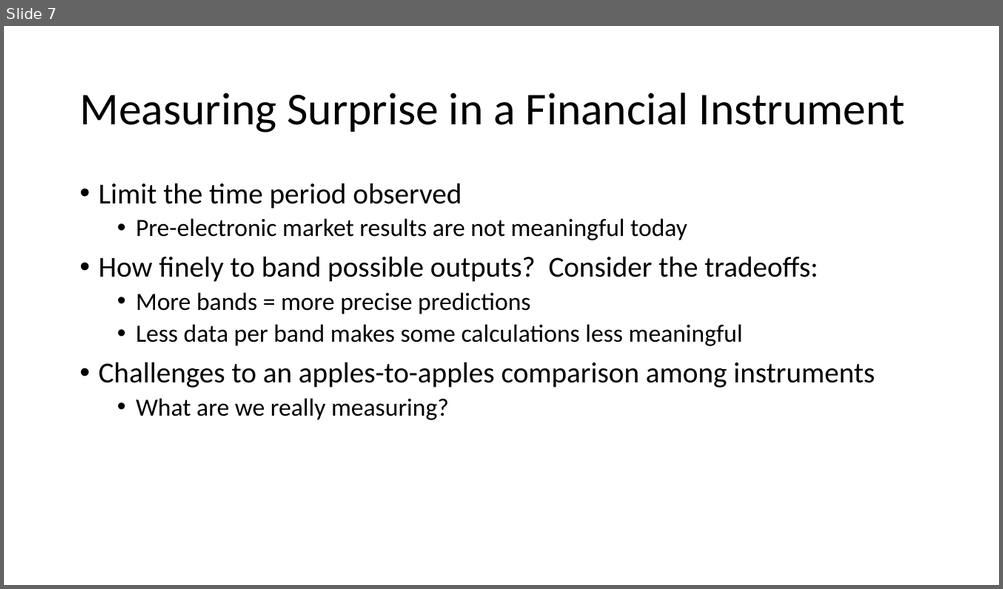
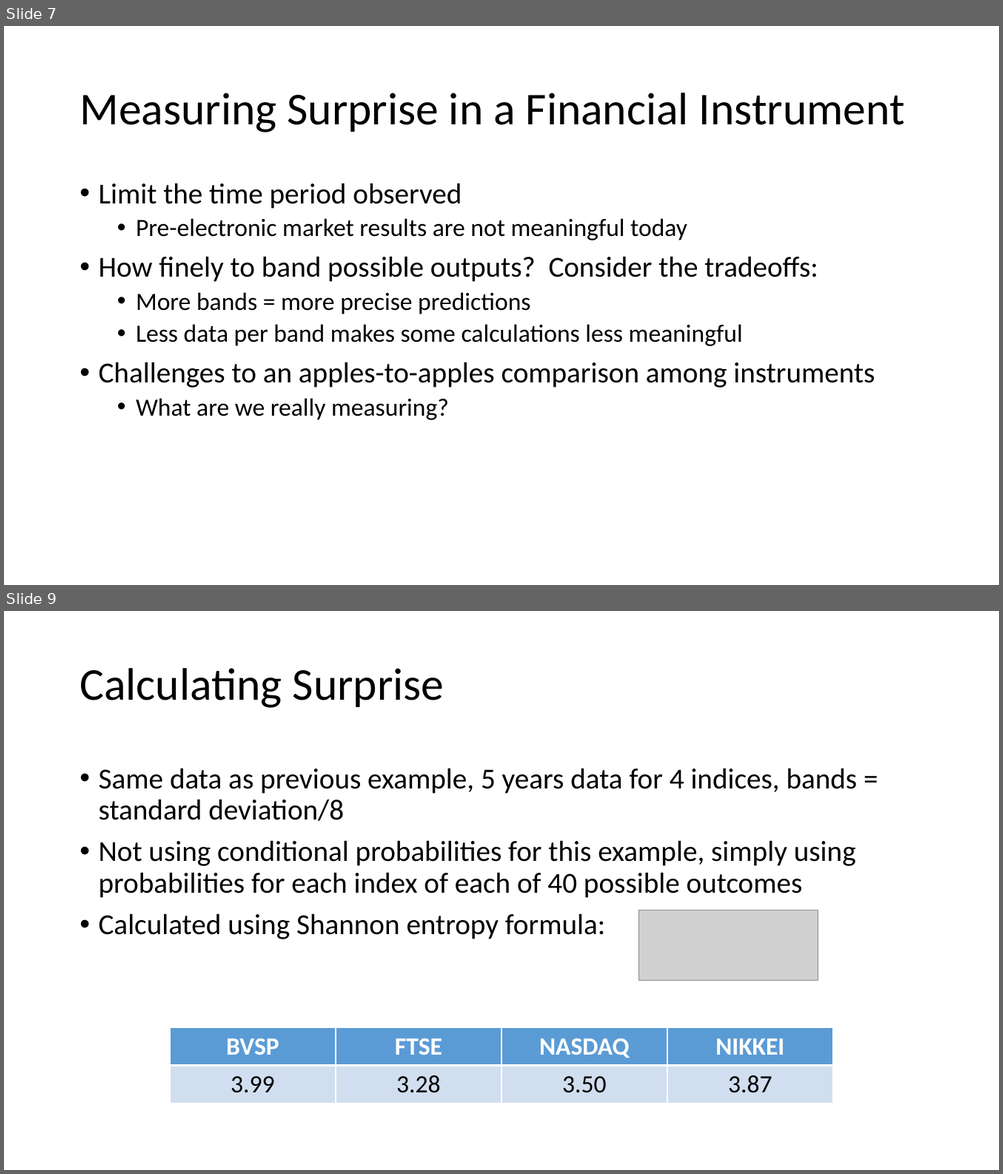
Before and after one commit to smccaula/LSSP_Hackathon, a slide deck: slides/hackathon.pptx. Shown one above the other, each under a label of ours: slide 7 before the commit, slides 7 and 9 after it; the slides between them are not shown. The pictures are 1003x589 and 1003x1174 pixels, drawn with LibreOffice and Linux fonts; fonts in the diff are those of the drawing; grey boxes stand for pictures. Boxes give left, top, right and bottom in pixels: in the first picture for what was removed or moved away, otherwise in the second. Text is boxed around its words. In the diff, an @@ line names an element or a change of style, - is before the commit and + after.

Commit message:
added conditional surprise calculations
blank slides as placeholders for conditional surprise and distance

```diff
--- a/slides/hackathon.pptx
+++ b/slides/hackathon.pptx
@@ slide 9 added at (x1=4, y1=611, x2=999, y2=1170), background #FFFFFF @@
@@ title added at (x1=79, y1=668, x2=444, y2=708), 44 pt, text #000000 @@
+Calculating Surprise
@@ text added at (x1=99, y1=768, x2=857, y2=940), 28 pt, text #000000 @@
+• Same data as previous example, 5 years data for 4 indices, bands = standard deviation/8
+• Not using conditional probabilities for this example, simply using probabilities for each index of each of 40 possible outcomes
+• Calculated using Shannon entropy formula:
@@ picture added at (x1=639, y1=910, x2=818, y2=980) @@
@@ table added at (x1=170, y1=1028, x2=832, y2=1102), 2 rows, 4 columns @@
+BVSP | FTSE | NASDAQ | NIKKEI
+3.99 | 3.28 | 3.50 | 3.87
```
Also in this commit, not shown: 1 slide changed, 2 other slides added.
